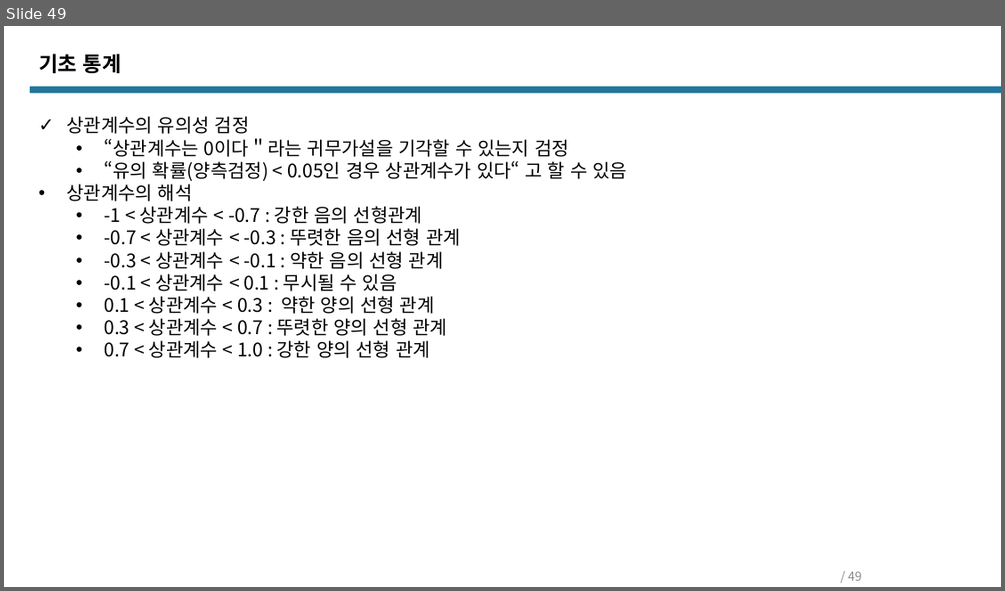
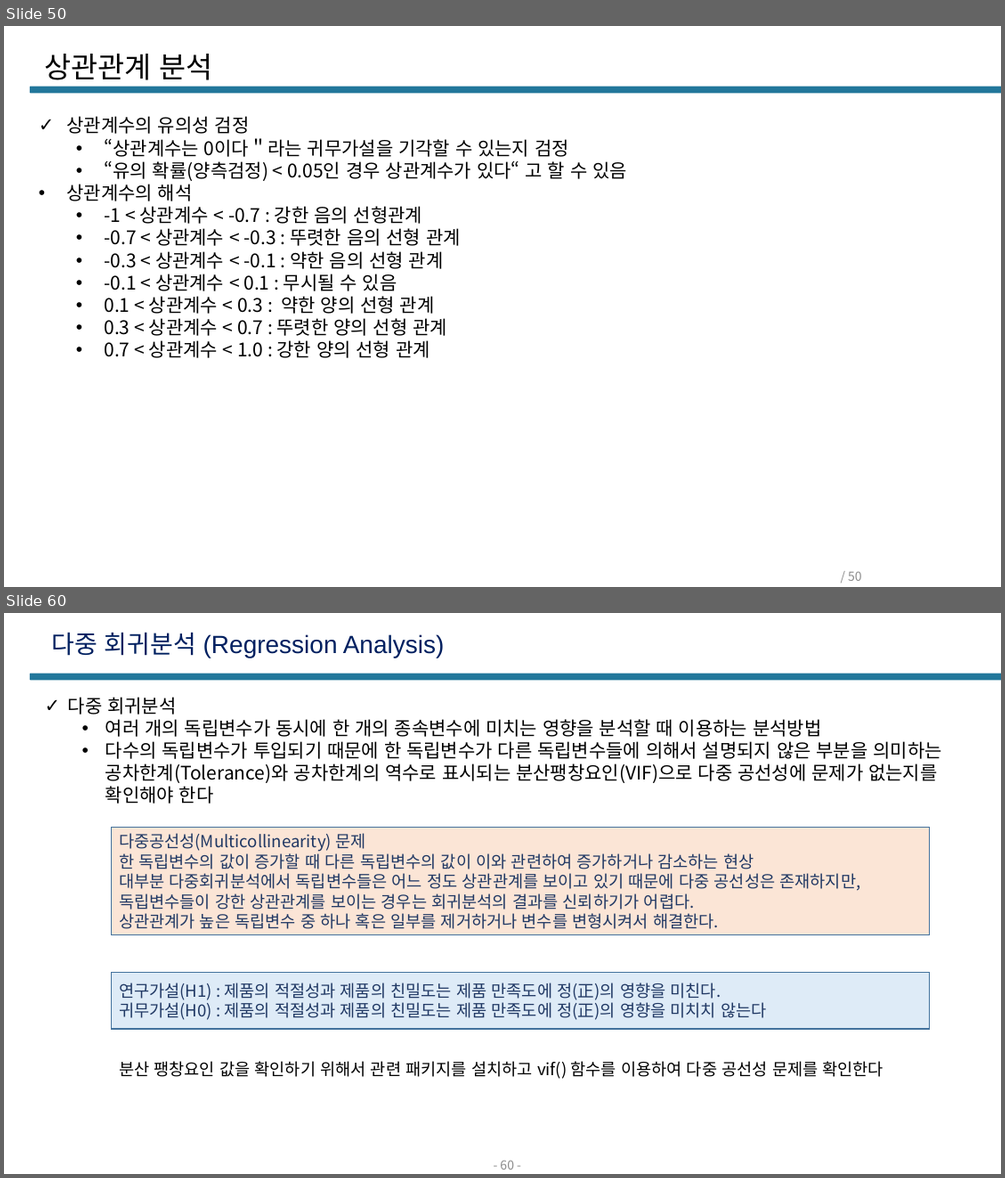
Before and after one commit to Q3333/TIL, a slide deck: BigData/통계/통계v3.pptx. Shown one above the other, each under a label of ours: slide 49 before the commit, slides 50 and 60 after it; the slides between them are not shown. The pictures are 1005x591 and 1005x1178 pixels, drawn with LibreOffice and Linux fonts; fonts in the diff are those of the drawing. Boxes give left, top, right and bottom in pixels: in the first picture for what was removed or moved away, otherwise in the second. Text is boxed around its words. In the diff, an @@ line names an element or a change of style, - is before the commit and + after.

```diff
--- a/BigData/통계/통계v3.pptx
+++ b/BigData/통계/통계v3.pptx
@@ slide 60 added at [4, 613, 1001, 1174], background #FFFFFF; not listed: 1 template element that a slide beside it also shows @@
@@ text added at [51, 632, 445, 657], 24 pt, text #002060 @@
+다중 회귀분석 (Regression Analysis)
@@ text added at [68, 697, 941, 803], 18 pt, text #000000 @@
+✓ 다중 회귀분석
+  • 여러 개의 독립변수가 동시에 한 개의 종속변수에 미치는 영향을 분석할 때 이용하는 분석방법
+  • 다수의 독립변수가 투입되기 때문에 한 독립변수가 다른 독립변수들에 의해서 설명되지 않은 부분을 의미하는 공차한계(Tolerance)와 공차한계의 역수로 표시되는 분산팽창요인(VIF)으로 다중 공선성에 문제가 없는지를 확인해야 한다
@@ rectangle added at [112, 827, 930, 935], fill #FBE5D6, outline #43739E 1 pt, 16 pt, text #203864 @@
+다중공선성(Multicollinearity) 문제
+한 독립변수의 값이 증가할 때 다른 독립변수의 값이 이와 관련하여 증가하거나 감소하는 현상
+대부분 다중회귀분석에서 독립변수들은 어느 정도 상관관계를 보이고 있기 때문에 다중 공선성은 존재하지만, 독립변수들이 강한 상관관계를 보이는 경우는 회귀분석의 결과를 신뢰하기가 어렵다.
+상관관계가 높은 독립변수 중 하나 혹은 일부를 제거하거나 변수를 변형시켜서 해결한다.
@@ rectangle added at [112, 972, 930, 1029], fill #DEEBF7, outline #43739E 1 pt, 16 pt, text #203864 @@
+연구가설(H1) : 제품의 적절성과 제품의 친밀도는 제품 만족도에 정(正)의 영향을 미친다.
+귀무가설(H0) : 제품의 적절성과 제품의 친밀도는 제품 만족도에 정(正)의 영향을 미치치 않는다
@@ text added at [119, 1061, 884, 1078], 16 pt, text #000000 @@
+분산 팽창요인 값을 확인하기 위해서 관련 패키지를 설치하고 vif() 함수를 이용하여 다중 공선성 문제를 확인한다
@@ page number added at [500, 1159, 514, 1169], 12 pt, text #8C8C8C @@
+- 60 -
@@ what was slide 49 is now slide 50 @@
@@ slide 50 changed as well @@
@@ text removed at [39, 54, 121, 73] @@
-기초 통계
@@ title added at [45, 54, 213, 80], 28 pt, text #000000 @@
+상관관계 분석
@@ page number at [848, 571, 862, 580]: text changed @@
-/ 49
+/ 50
```
Also in this commit, not shown: 12 other slides changed, 27 other slides added, 1 slide removed, 24 other files.
